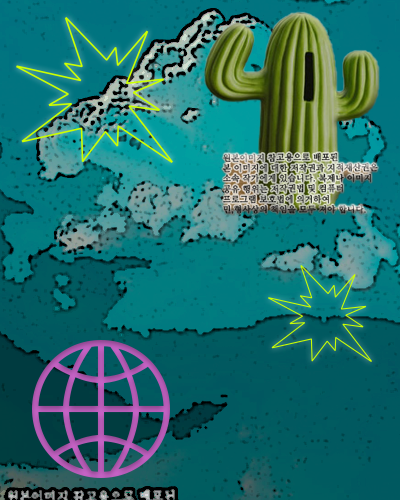
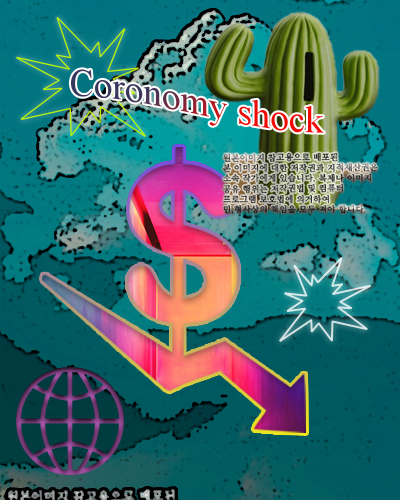
Two versions of the same layered image (400×500). Layer-by-layer changes:
"Boom 2 2 copy": opacity 100% → 84%, blend normal → hard light, painted on it over <box>268,257,372,362</box>
added layer "Coronomy shock" above "Boom 2 2" over <box>70,69,324,133</box>
"Boom 2 2": opacity 100% → 90%, painted on it over <box>16,17,173,163</box>
painted on "World 1" over <box>16,340,170,478</box>
showed "KakaoTalk_20240508_171859068_12", moved it above "KakaoTalk_20240508_171859068_11", painted on it, masked it over <box>12,13,376,478</box>
